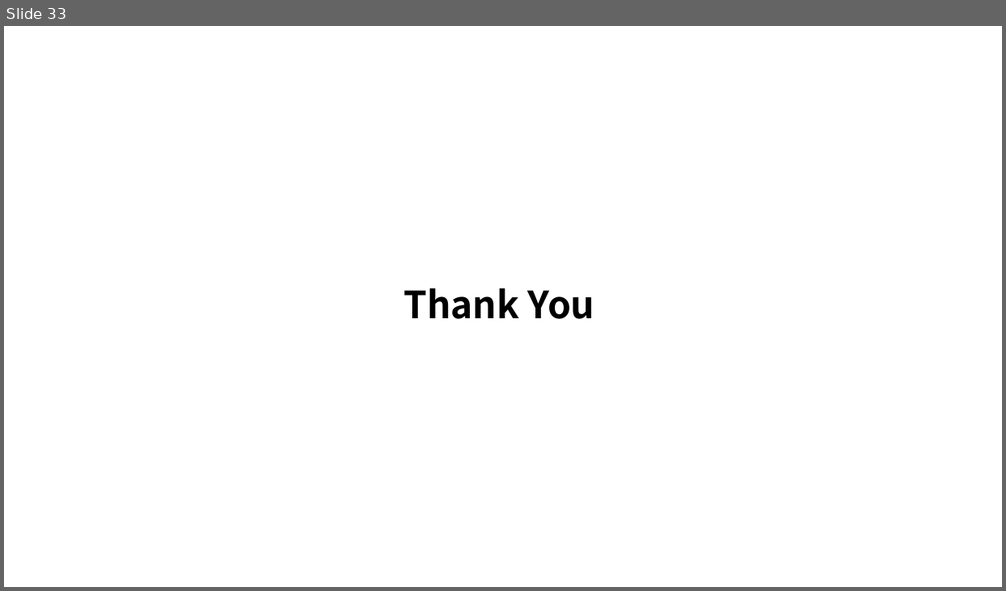
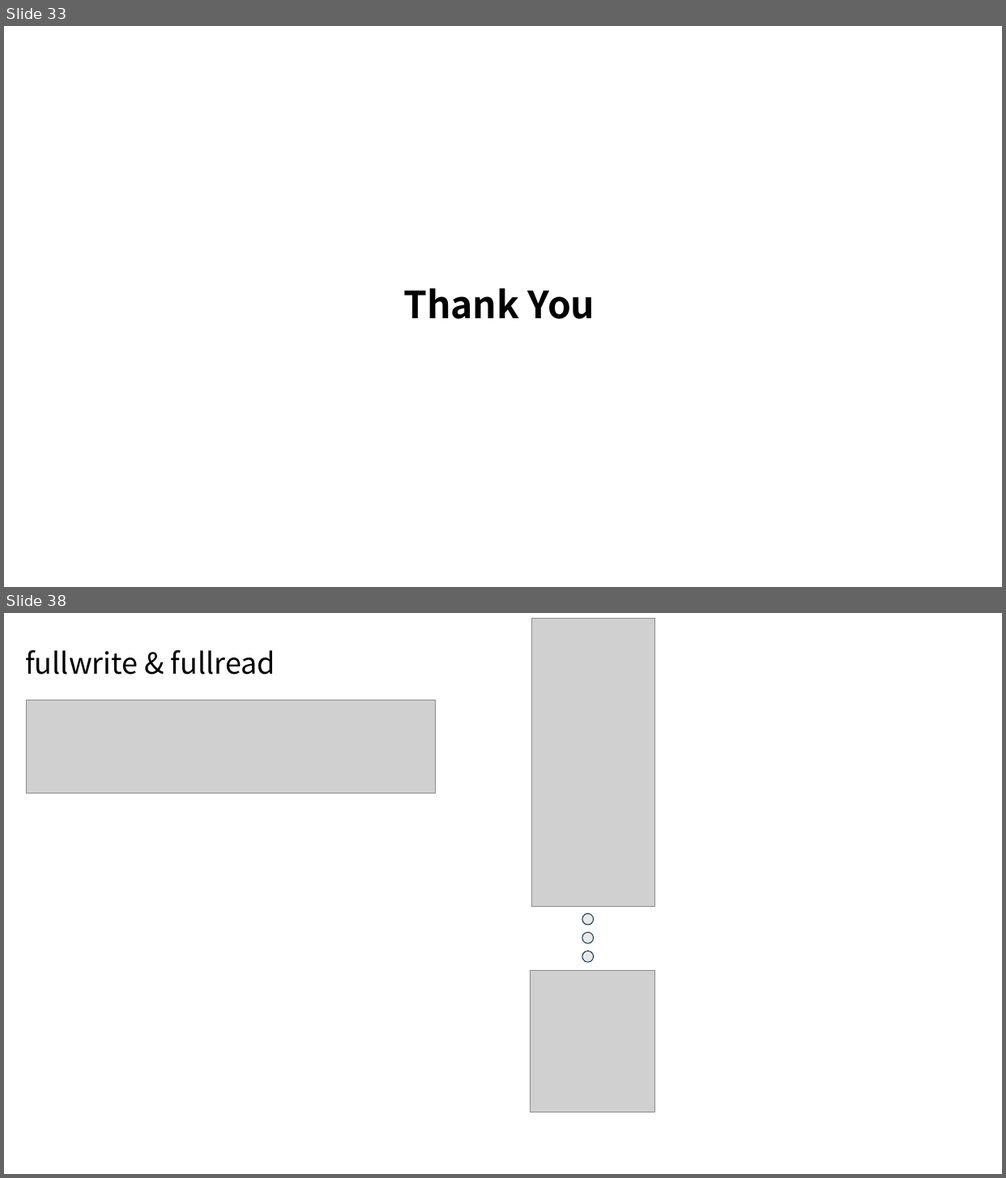
Before and after one commit to son0hwan/SSDSimulator, a slide deck: 250711_CRA_B팀발표.pptx. Shown one above the other, each under a label of ours: slide 33 before the commit, slides 33 and 38 after it; the slides between them are not shown. The pictures are 1006x591 and 1006x1178 pixels, drawn with LibreOffice and Linux fonts; fonts in the diff are those of the drawing; grey boxes stand for pictures. Boxes give left, top, right and bottom in pixels: in the first picture for what was removed or moved away, otherwise in the second. Text is boxed around its words. In the diff, an @@ line names an element or a change of style, - is before the commit and + after.

```diff
--- a/250711_CRA_B팀발표.pptx
+++ b/250711_CRA_B팀발표.pptx
@@ slide 38 added at [4, 613, 1002, 1174], background #FFFFFF @@
@@ picture added at [533, 618, 655, 906] @@
@@ text added at [25, 650, 275, 675], 28 pt, text #000000 @@
+fullwrite & fullread
@@ picture added at [27, 700, 436, 794] @@
@@ ellipse added at [582, 914, 594, 925], fill #E8E8E8, outline #0E2841 0.75 pt @@
@@ ellipse added at [582, 933, 594, 944], fill #E8E8E8, outline #0E2841 0.75 pt @@
@@ ellipse added at [582, 952, 594, 963], fill #E8E8E8, outline #0E2841 0.75 pt @@
@@ picture added at [530, 971, 654, 1113] @@
```
Also in this commit, not shown: 14 other slides added.
